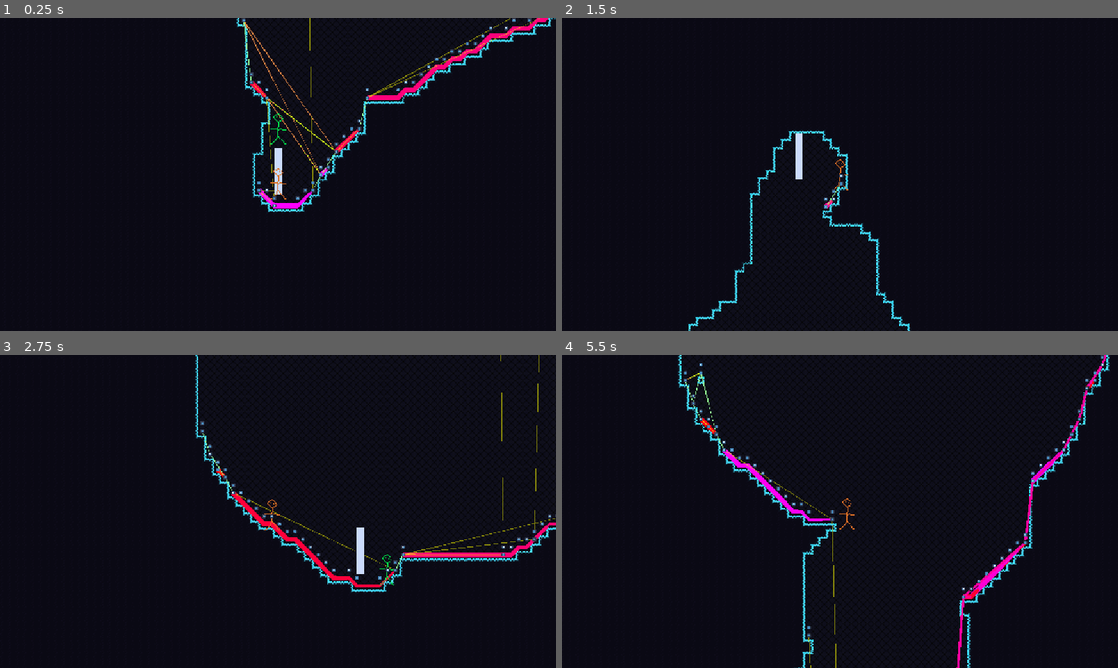
Above: before the commit, frames 1-4 (two rows, left to right).
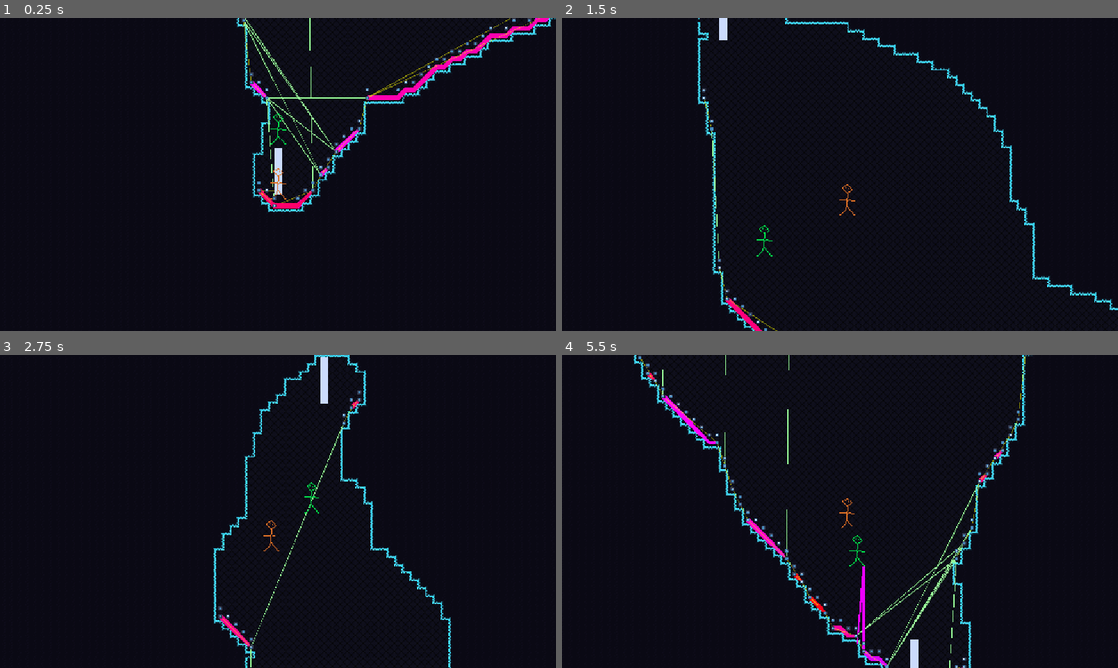
Above: after the commit, the same moments.

Repository: henreedev/exponential-climb
Game: Godot game, scene res://scenes/game.tscn
Same seed, same stepped clock (60 frames per second), same inputs: the game is played once before the commit and once after it. The engine's default icon, where the game draws it, is replaced by a stand-in: a white triangle on a blue panel in a dark square.
Inputs (mouse positions are in pixels of both pictures, inside the frame that each line leads up to):
- Up to frame 1 (0.25 s): no input
- Up to frame 2 (1.5 s): move the mouse to (962, 158) at 0.52 s; hold R (test_generate_new_room) 0.53-1.28 s; hold D (move_right) from 0.53 s (still down); tap Space (jump) at 0.77, 1.07 s; right-click (962, 158) at 0.8 s; move the mouse to (728, 190) at 1.27 s; right-click (728, 190) at 1.35 s
- Up to frame 3 (2.75 s): tap Space (jump) at 1.52, 1.55, 1.82, 2.1 s; move the mouse to (333, 442) at 2.02 s; release D (move_right) at 2.03 s; hold A (move_left) from 2.03 s (still down); hold R (test_generate_new_room) from 2.03 s (still down)
- Up to frame 4 (5.5 s): move the mouse to (812, 574) at 2.77 s; release A (move_left) at 2.78 s; release R (test_generate_new_room) at 2.78 s; hold D (move_right) 2.78-4.28 s; click (812, 574) at 2.85 s; tap Space (jump) at 3.02, 3.32, 3.77, 3.8, 4.07, 4.52, 4.82 s; right-click (812, 574) at 3.05 s; move the mouse to (1006, 558) at 3.52 s; tap Middle mouse button (teleport_enemy) at 3.6 s; move the mouse to (673, 464) at 4.27 s; hold A (move_left) 4.28-5.03 s; tap R (test_generate_new_room) at 4.35 s; move the mouse to (867, 511) at 5.02 s; hold D (move_right) from 5.03 s (still down); right-click (867, 511) at 5.1 s

The runs differ from the first frame. In frame 1, 1.3% of the frame differs, in the area x 43-99%, y 0-61%; in frame 2, 3.0%; in frame 3, 4.4%; in frame 4, 6.0%, in the area x 12-99%, y 0-100%.

Commit message:
pathfinding with jumps working

Diff:
--- a/autoload/pathfinding.gd
+++ b/autoload/pathfinding.gd
@@ -1,22 +1,44 @@
 extends Node2D
 
+## The Pathfinding class.
+## Generates an enemy pathfinding graph given the wall tiles.
+## Finds paths within the graph using A*.
+
 # Configurable parameters
+## The size of wall tiles.
 @export var cell_size: int = 8
-@export var jump_height: int = 10
-@export var jump_distance: int = 10
+## The maximum vertical distance two nodes can be placed apart when expecting the enemy to jump.
+@export var jump_height: int = 11
+## The maximum horizontal distance two nodes can be placed apart when expecting the enemy to jump.
+@export var jump_distance: int = 12
+## Shows node locations and colored path lines for debugging.
 @export var show_lines: bool = true
 
+## The WALL tilemap layer.
 var tile_map_layer: TileMapLayer
+## The graph of points and connections the enemy can travel between.
 var graph: AStar2D = AStar2D.new()
+## The same graph, but does not account for diagonal movement;
+## assumes every tile is square and has to be jumped over if encountered horizontally.
 var no_diagonal_graph: AStar2D = AStar2D.new()
 
+## The image placed on each point when `show_lines` is true.
 const INDICATOR_SCENE = preload("res://scenes/enemy/pathfinding_indicator.tscn")
+## The line drawn along connections or paths.
 const LINE_SCENE = preload("res://scenes/enemy/indicator_line.tscn")
-
-func find_path(start: Vector2, end: Vector2) -> Array:
-	print("Finding path from ", start, " to ", end)
-	var start_point = graph.get_closest_point(start)
-	var end_point = graph.get_closest_point(end)
+## Takes start and end points in global coordinates and returns an array of actions,
+## where each action is either a point to path towards or a jump command.
+func find_path(start_pos: Vector2, end_pos: Vector2) -> Array:
+	# Find the id of the start point and store it
+	# Find the id of the end point and store it
+	# Find the graph's id path between those ids
+	# For each id in the path, add it to the actions as a position
+	# If need to jump to next position, append null as an action
+	# If it's faster to path directly towards the start or end instead of the next point,
+	# do so only if that node doesn't have a wall or drop in the direction of start/end
+	print("Finding path from ", start_pos, " to ", end_pos)
+	var start_point = graph.get_closest_point(start_pos)
+	var end_point = graph.get_closest_point(end_pos)
 	print("Points: ", start_point, " to ", end_point)
 	var path = graph.get_id_path(start_point, end_point)
 	print("Path: ", path)
@@ -25,35 +47,45 @@
 
 	var actions: Array = []
 	var last_pos: Vector2
-	var line : Line2D
+
 	for point_id in path:
 		var pos = graph.get_point_position(point_id)
-		if show_lines:
-			if not line:
-				line = LINE_SCENE.instantiate()
-				line.default_color = Color.from_hsv(randf(), 1, 1)
-				line.width = 2.5
-			line.add_point(pos)
 		var cell_status = get_cell_status(pos, true, true)
 
 		if last_pos and can_jump(last_pos, pos, cell_status):
 			actions.append(null)
 
+
 		if point_id == path[0] and path.size() > 1:
 			var next_pos = graph.get_point_position(path[1])
-			if start.distance_to(next_pos) > pos.distance_to(next_pos):
+			if next_pos.distance_to(start_pos) > next_pos.distance_to(pos):
 				actions.append(pos)
 		elif point_id == path[-1] and path.size() > 1:
-			if graph.get_point_position(path[-2]).distance_to(end) < pos.distance_to(end):
+			if graph.get_point_position(path[-2]).distance_to(end_pos) < pos.distance_to(end_pos):
 				actions.append(pos)
 		else:
 			actions.append(pos)
 
 		last_pos = pos
-
+	# If the end point is directly accessible, go straight there
+	# instead of to a nearby point first
+	if len(actions) <= 1:
+		actions.clear()
+	actions.append(end_pos)
+	# If showing debug lines, for each action, add a point to a debug line at its position,
+	# and add a vertically raised point from the last one if the action is a jump
 	if show_lines:
+		var line : Line2D = LINE_SCENE.instantiate()
+		line.default_color = Color.from_hsv(randf(), 1, 1)
+		line.width = 2.5
+		var last_debug_pos = start_pos
+		for pos in actions:
+			if pos:
+				line.add_point(pos)
+			else:
+				line.add_point(last_debug_pos + (Vector2.UP * jump_height * cell_size))
+			last_debug_pos = pos
 		tile_map_layer.add_child(line)
-	actions.append(end)
 	print("Actions: ", actions)
 	return actions
 
@@ -61,12 +93,24 @@
 	graph.clear()
 	no_diagonal_graph.clear()
 	tile_map_layer = get_tree().get_nodes_in_group("tilemap")[-1] as TileMapLayer
+	# Generate the graph (map), timing it
+	var time = Time.get_ticks_msec()
 	build_map()
+	print("Built map in ", Time.get_ticks_msec() - time, " ms")
+
+	# Generate the graph (map) connections, timing it
+	time = Time.get_ticks_msec()
 	build_connections()
-	var ids = graph.get_point_ids()
-	ids.sort()
-	for id in ids:
-		print("{", id, ": ", graph.get_point_connections(id), "}")
+	print("Built connections in ", Time.get_ticks_msec() - time, " ms")
+
+	no_diagonal_graph.clear() # Clear memory, was only used for generation of `graph`
+
+	# Print out ids for debugging
+	if show_lines:
+		var ids = graph.get_point_ids()
+		ids.sort()
+		for id in ids:
+			print("{", id, ": ", graph.get_point_connections(id), "}")
 
 func build_map():
 	var used_cells = tile_map_layer.get_used_cells()
@@ -96,9 +140,13 @@
 
 		var tile_pos = Vector2(tile_map_layer.local_to_map(pos)) + Vector2.DOWN
 
-		# Add drop connections
+		# Add drop connections by:
+		# 1. Raycasting down the left and right drops to find the drop point
+		# (which should have been placed there in build_map())
+		# 2. Determining if enemy can jump from the bottom drop to the higher point;
+		# if so, bidirectional connection, else one-way connection
 		if cell_status:
-			if cell_status.x == -1:
+			if cell_status.x == -1: # There's a drop on the left of this tile
 				var left_drop = find_below_point(Vector2(tile_map_layer.local_to_map(pos)) + Vector2.DOWN, Vector2.LEFT)
 				if left_drop != Vector2.INF:
 					var left_drop_pos = tile_map_layer.map_to_local(left_drop)
@@ -106,12 +154,10 @@
 					# If can jump back up, the connection should be bidirectional
 					var can_jump_back_up = tile_pos.distance_to(left_drop) <= jump_height
 					if can_jump_back_up:
+						connections.append(left_drop_id)
+					else:
 						one_way_connections.append(left_drop_id)
-					else:
-						connections.append(left_drop_id)
-					#graph.connect_points(point_id, left_drop_id, can_jump_back_up)
-					#make_debug_line(pos, left_drop_pos)
-			if cell_status.y == -1:
+			if cell_status.y == -1: # There's a right drop
 				var right_drop = find_below_point(Vector2(tile_map_layer.local_to_map(pos)) + Vector2.DOWN, Vector2.RIGHT)
 				if right_drop != Vector2.INF:
 					var right_drop_pos = tile_map_layer.map_to_local(right_drop)
@@ -119,39 +165,34 @@
 					# If can jump back up, the connection should be bidirectional
 					var can_jump_back_up = tile_pos.distance_to(right_drop) <= jump_height
 					if can_jump_back_up:
+						connections.append(right_drop_id)
+					else:
 						one_way_connections.append(right_drop_id)
-					else:
-						connections.append(right_drop_id)
-					#graph.connect_points(point_id, graph.get_closest_point(right_drop_pos), can_jump_back_up)
-					#make_debug_line(pos, right_drop_pos)
-
+		# Loop through all other ids to see if a connection can be formed with it.
+		# TODO This can be optimized using spatial optimization techniques (probably BVH)
 		for other_id in graph.get_point_ids():
 			if point_id == other_id:
 				continue
-
+			if point_id == 8 and other_id == 0:
+				point_id # TODO remove
 			var other_pos = graph.get_point_position(other_id)
-			if cell_status and cell_status.y == 0 and right_diagonal_path_exists(pos, other_pos):
+			if cell_status.y == 0 and right_diagonal_path_exists(pos, other_pos):
 				connections.append(other_id)
 			if cell_status and cell_status.x == -1 and is_valid_jump_left(pos, other_pos):
-				connections.append(other_id)
+				one_way_connections.append(other_id)
 			if cell_status and cell_status.y == -1 and is_valid_jump_right(pos, other_pos):
-				connections.append(other_id)
-
+				one_way_connections.append(other_id)
+
+		# Finish up two-way connections, drawing debug lines as necessary
 		for conn_id in connections:
 			if show_lines:
-				var line : Line2D = LINE_SCENE.instantiate()
-				line.add_point(graph.get_point_position(point_id))
-				line.add_point(graph.get_point_position(conn_id))
-				tile_map_layer.add_child(line)
+				make_debug_line(graph.get_point_position(point_id), graph.get_point_position(conn_id))
 			graph.connect_points(point_id, conn_id)
 
+		# Finish up one-way connections, drawing different color debug lines as necessary
 		for conn_id in one_way_connections:
 			if show_lines:
-				var line : Line2D = LINE_SCENE.instantiate()
-				line.default_color = Color.PALE_GREEN
-				line.add_point(graph.get_point_position(point_id))
-				line.add_point(graph.get_point_position(conn_id))
-				tile_map_layer.add_child(line)
+				make_debug_line(graph.get_point_position(point_id), graph.get_point_position(conn_id), Color.PALE_GREEN)
 			graph.connect_points(point_id, conn_id, false)
 
 func get_cell_status(pos: Vector2, global: bool = false, is_above: bool = false, \
@@ -246,6 +287,10 @@
 		return hit_pos
 	return tile_map_layer.local_to_map(hit_pos)
 
+## Can jump between given positions if
+## 1. Starting y plus jump height is as high or higher than ending y
+## 2. Starting x is to the left of ending x, and ending position has a left drop
+## 2. Starting x is to the right of ending x, and ending position has a right drop
 func can_jump(from_pos: Vector2, to_pos: Vector2, cell_status: Vector2) -> bool:
 	return from_pos.y - (cell_size * jump_height) <= to_pos.y and (
 		(from_pos.x < to_pos.x and cell_status.x == -1) or
@@ -256,8 +301,6 @@
 func right_diagonal_path_exists(from_pos: Vector2, to_pos: Vector2):
 	var from_id = no_diagonal_graph.get_closest_point(from_pos)
 	var to_id = no_diagonal_graph.get_closest_point(to_pos)
-	if from_id == 3 and to_id == 5:
-		print("found 3 5 case")
 	var curr_id = from_id
 	var visited = [curr_id]
 	var line : Line2D
@@ -324,8 +367,6 @@
 func is_direct_right(pos: Vector2, other_pos: Vector2) -> bool:
 	return pos.y == other_pos.y and other_pos.x > pos.x
 
-
-
 func do_raycast(from_pos: Vector2, to_pos: Vector2) -> Vector2:
 	var space_state = get_world_2d().direct_space_state
 	var query = PhysicsRayQueryParameters2D.create(from_pos, to_pos, 4)
@@ -334,8 +375,6 @@
 	return result["position"] if result else Vector2.INF
 
 func is_flat_ground(from_pos: Vector2, to_pos: Vector2, raycasts := 4) -> bool:
-	if from_pos.y == -4.0 and to_pos.y == -4.0:
-		print()
 	if from_pos.y != to_pos.y:
 		return false
 	var flat_y = -INF
--- a/scripts/enemy/enemy.gd
+++ b/scripts/enemy/enemy.gd
@@ -32,8 +32,8 @@
 var attack_speed : Stat
 
 #region Pathfinding
-var currentPath
-var currentTarget
+var currentPath : Array # of Vector2 or null
+var currentTarget # Vector2 or null
 
 var speed = 100
 const jumpForce = 350
@@ -52,28 +52,26 @@
 		return
 
 	currentTarget = currentPath.pop_front()
-#	print(currentTarget)
 
-	if !currentTarget:
+	# Jump action
+	if currentTarget == null:
 		jump()
 		nextPoint()
 
 func jump():
-	if (self.is_on_floor()):
+	if is_on_floor():
 		velocity.y = -jumpForce
 
 # Called every frame. 'delta' is the elapsed time since the previous frame.
 func _physics_process(delta):
-	var space_state = get_world_2d().direct_space_state
+	# From mouse position, raycast down and tell the enemy to go to hit position
 	if Input.is_action_just_pressed("test_navigation"):
-		var mousePos = get_global_mouse_position()
-		# Collide with map downwards
-		var ray_query = PhysicsRayQueryParameters2D.create(mousePos, Vector2(mousePos.x, mousePos.y + 1000), 4)
-		var result = space_state.intersect_ray(ray_query)
-		if (result):
-			var goTo = result["position"]
-			currentPath = Pathfinding.find_path(position, goTo)
+		var mouse_pos = get_global_mouse_position()
+		var target_pos = Pathfinding.do_raycast(mouse_pos, Vector2(mouse_pos.x, mouse_pos.y + 1000))
+		if target_pos != Vector2.INF:
+			currentPath = Pathfinding.find_path(position, target_pos)
 			nextPoint()
+	# Teleport enemy to mouse position
 	if Input.is_action_just_pressed("teleport_enemy"):
 		global_position = get_global_mouse_position()
 	if currentTarget:
@@ -85,14 +83,13 @@
 			velocity.x = 0
 
 		if position.distance_to(currentTarget) < finishPadding and is_on_floor():
-				nextPoint()
+			nextPoint()
 	else:
 		velocity.x = 0
 
 	if !is_on_floor():
 		velocity.y += gravity * delta
-#	elif velocity.y > 0:
-#		velocity.y = 0
+
 
 	move_and_slide()
 #endregion Pathfinding
--- a/scripts/environment/floor.gd
+++ b/scripts/environment/floor.gd
@@ -17,14 +17,24 @@
 		generate_new_room()
 
 func generate_new_room(start_pos := Vector2.ZERO):
+	# Remove previous room
 	remove_children()
+
+	# Create the new room, timing how long it takes and printing it
+	print("Starting room generation")
+	var time = Time.get_ticks_msec()
 	Room.generate_room(start_pos, self)
+	print("Room created in ", Time.get_ticks_msec() - time, "ms")
+
+	# Room's physics polygons do not exist until 2 frames later.
+	# Pathfinding uses raycasts that rely on them.
 	await get_tree().physics_frame
 	await get_tree().physics_frame
 
+	# Create the pathfinding graph for this room, timing it
 	print("Starting pathfinding")
 	Pathfinding.update_graph()
-	print("Pathfinding graph created")
+	print("Pathfinding graph created in ", Time.get_ticks_msec() - time, "ms")
 
 func remove_children():
 	while get_child_count() >= 1:
--- a/scripts/player/player.gd
+++ b/scripts/player/player.gd
@@ -90,6 +90,11 @@
 var platforming_velocity : Vector2
 #endregion Physics variables
 
+#region Animation
+@onready var sprite : Sprite2D = $Sprite2D
+#endregion Animation
+
+
 func _ready() -> void:
 	Global.player = self
 	Global.max_perks_updated.connect(add_new_build)
--- a/scripts/weapons/grapple_hook/grapple_hook.gd
+++ b/scripts/weapons/grapple_hook/grapple_hook.gd
@@ -112,7 +112,7 @@
 	if hook:
 		line.clear_points()
 		line.add_point(hook.global_position)
-		line.add_point(player.global_position)
+		line.add_point(player.sprite.global_position)
 	elif line.get_point_count() > 0:
 		line.clear_points()
 
